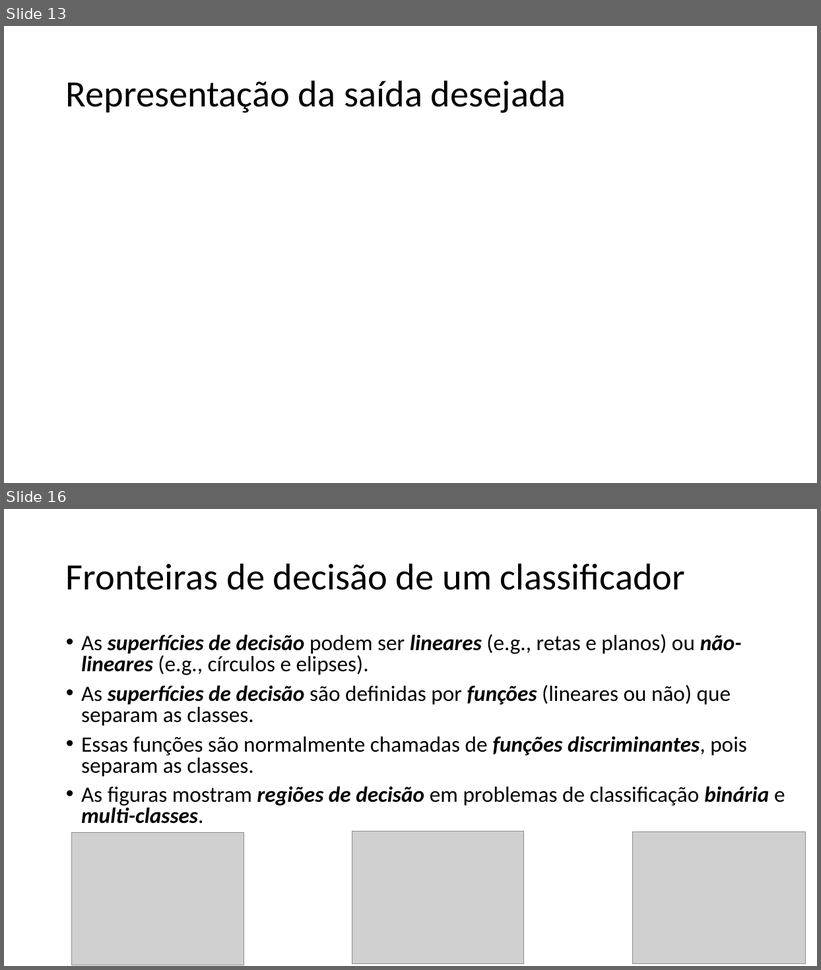
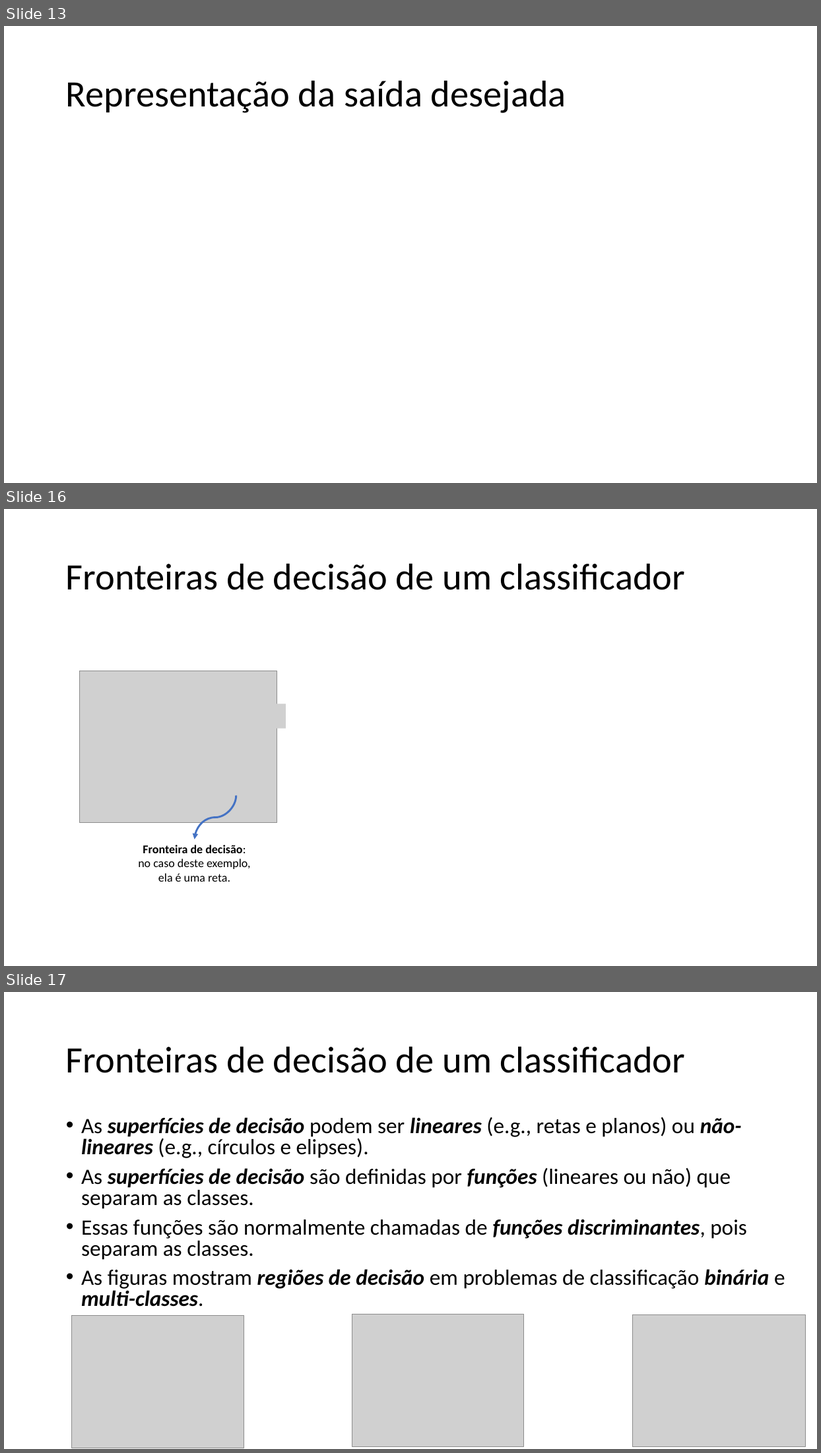
Before and after one commit to zz4fap/t320_aprendizado_de_maquina, a slide deck: slides/T320_Classificação (Parte I).pptx. Shown one above the other, each under a label of ours: slides 13 and 16 before the commit, slides 13, 16 and 17 after it; the slides between them are not shown. The pictures are 821x970 and 821x1453 pixels, drawn with LibreOffice and Linux fonts; fonts in the diff are those of the drawing; grey boxes stand for pictures. Boxes give left, top, right and bottom in pixels: in the first picture for what was removed or moved away, otherwise in the second. Text is boxed around its words. In the diff, an @@ line names an element or a change of style, - is before the commit and + after.

```diff
--- a/slides/T320_Classificação (Parte I).pptx
+++ b/slides/T320_Classificação (Parte I).pptx
@@ slide 16 added at (x1=4, y1=509, x2=817, y2=966), background #FFFFFF @@
@@ title added at (x1=66, y1=563, x2=685, y2=590), 44 pt, text #000000 @@
+Fronteiras de decisão de um classificador
@@ group added at (x1=80, y1=671, x2=286, y2=882): 2 pictures, 1 text, 1 curved arrow @@
+Fronteira de decisão: no caso deste exemplo, ela é uma reta.
@@ what was slide 16 is now slide 17 @@
```
Also in this commit, not shown: 7 slides changed, 3 other slides added, 3 other files.
